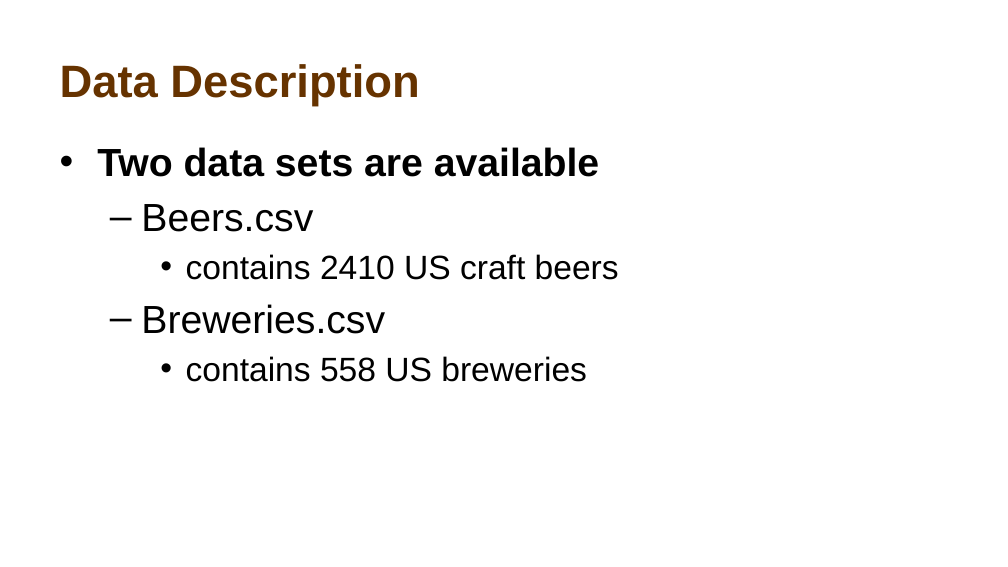
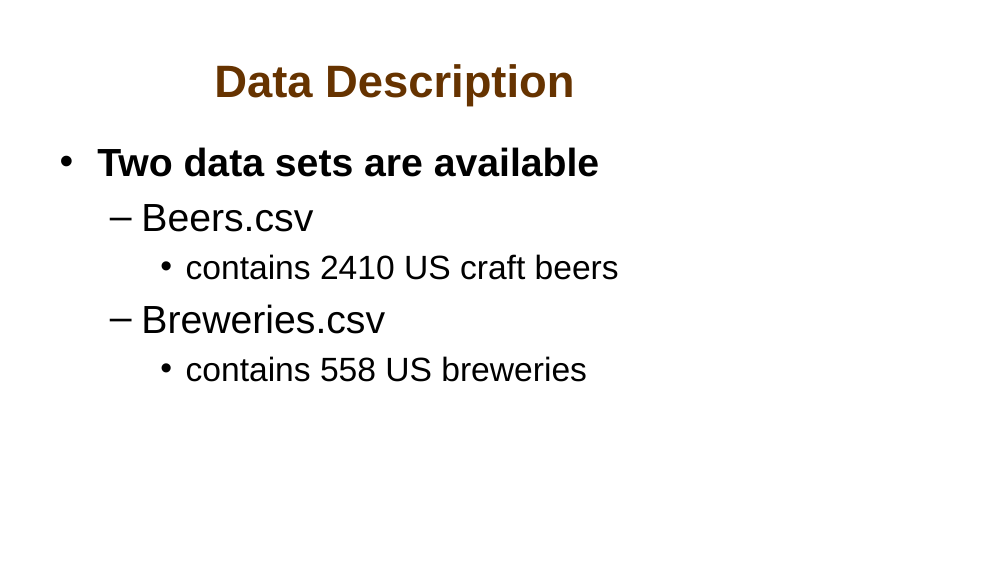
Before and after one commit to atiakor0/Beer_Study, a slide deck: slide 4 of Beer Study.pptx. Drawn at 1008x567 pixels with LibreOffice and Linux fonts; fonts in the diff are those of the drawing; background and template pictures are left out. Boxes give left, top, right and bottom in pixels: in the first picture for what was removed or moved away, otherwise in the second. Text is boxed around its words. In the diff, an @@ line names an element or a change of style, - is before the commit and + after.

```diff
--- a/Beer Study.pptx
+++ b/Beer Study.pptx
@@ title "Data Description" at (214, 64, 574, 106): alignment left to centre @@
```
Also in this commit, not shown: 15 other slides changed, 1 slide added, 1 slide removed, 3 other files.
